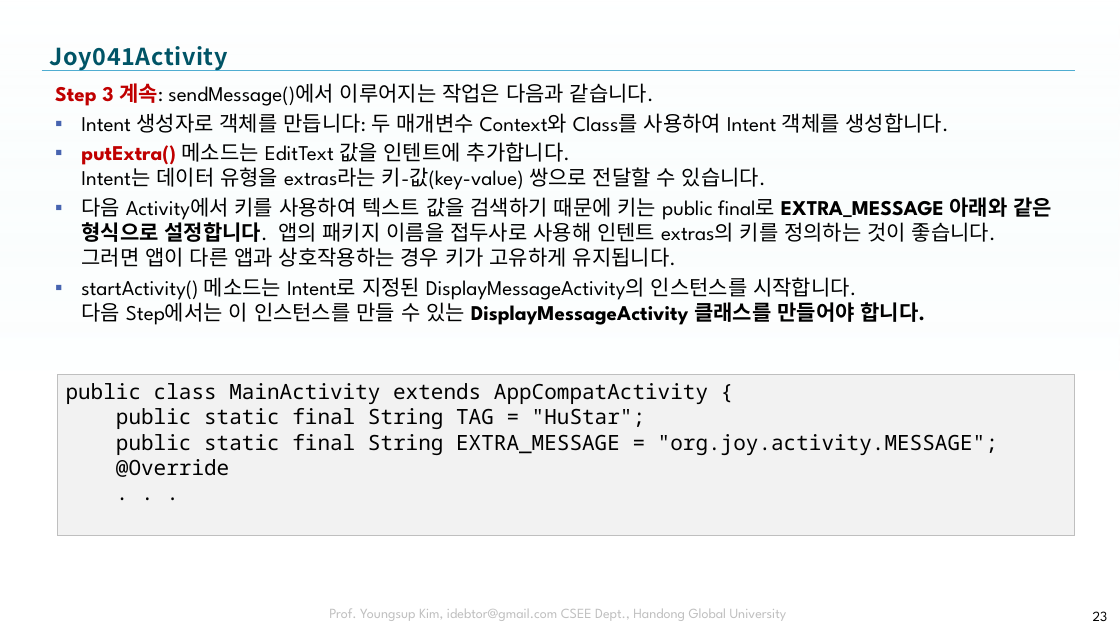
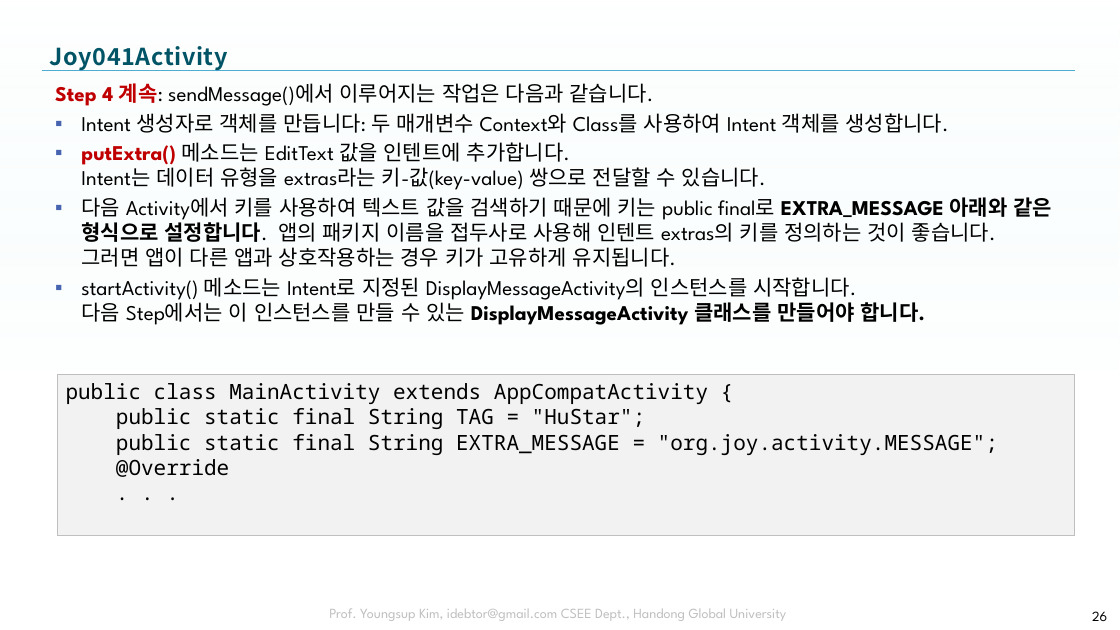
Before and after one commit to tae7841/HuStarAS, a slide deck: slide 26 of ppts/04Activity.pptx (slide 23 before the commit). Drawn at 1120x630 pixels with LibreOffice and Linux fonts; fonts in the diff are those of the drawing; background and template pictures are left out. Boxes give left, top, right and bottom in pixels: in the first picture for what was removed or moved away, otherwise in the second. Text is boxed around its words. In the diff, an @@ line names an element or a change of style, - is before the commit and + after.

```diff
--- a/ppts/04Activity.pptx
+++ b/ppts/04Activity.pptx
@@ text at [55, 83, 654, 106]: text changed @@
-Step 3 계속: sendMessage()에서 이루어지는 작업은 다음과 같습니다.
+Step 4 계속: sendMessage()에서 이루어지는 작업은 다음과 같습니다.
@@ page number at [1092, 611, 1107, 621]: text changed @@
-23
+26
```
Also in this commit, not shown: 11 other slides changed, 12 slides added.
